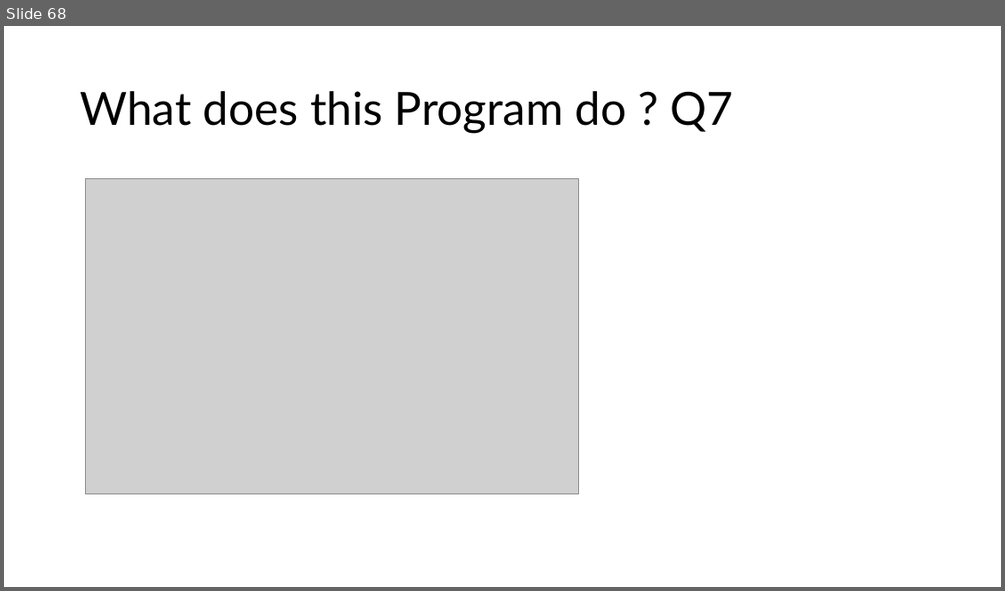
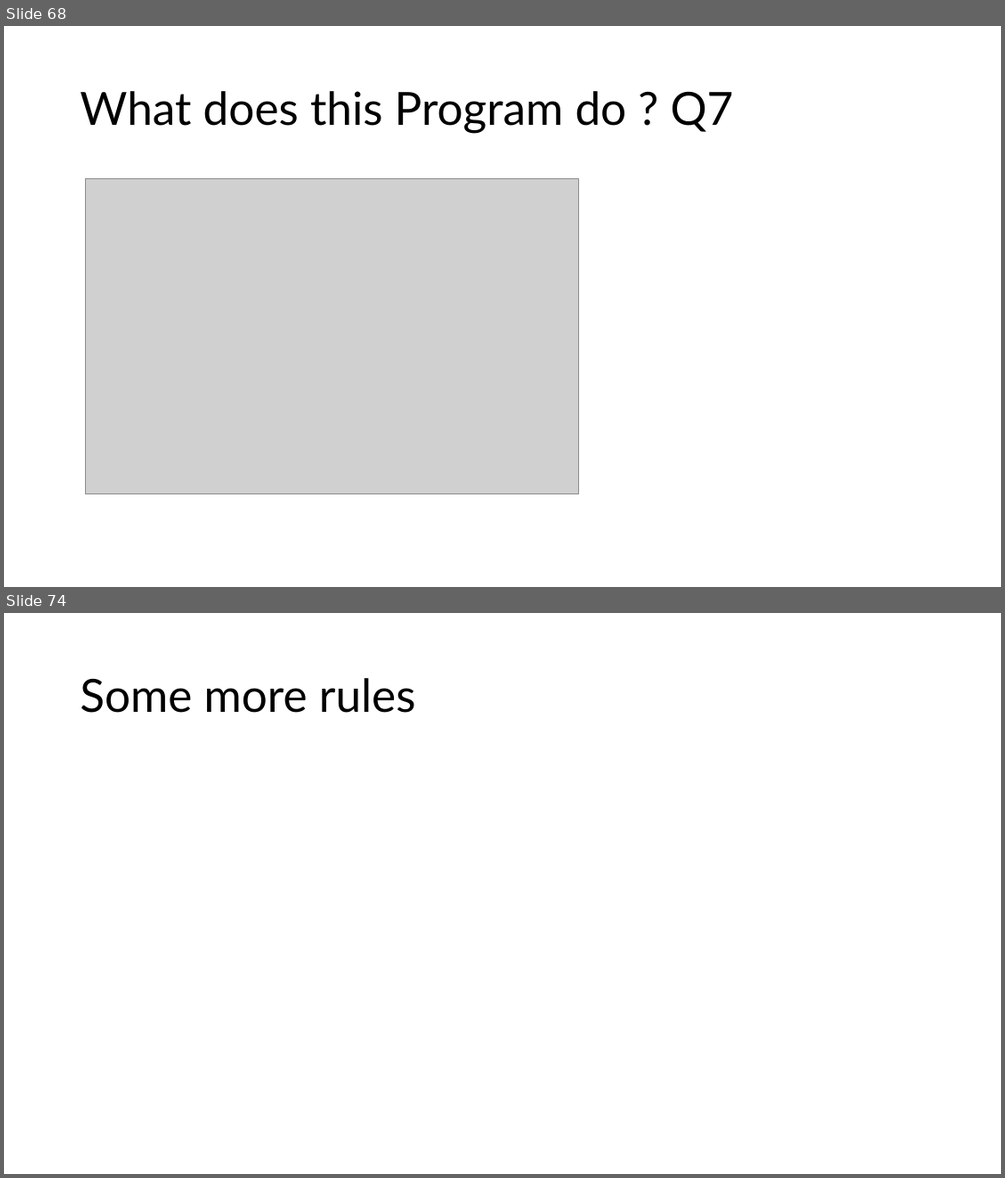
Before and after one commit to MoklaEducation/ems_winter_2025_acsl101, a slide deck: all/ExploringCSConceptsViaACSLCompetitions_all.pptx. Shown one above the other, each under a label of ours: slide 68 before the commit, slides 68 and 74 after it; the slides between them are not shown. The pictures are 1005x591 and 1005x1178 pixels, drawn with LibreOffice and Linux fonts; fonts in the diff are those of the drawing; grey boxes stand for pictures. Boxes give left, top, right and bottom in pixels: in the first picture for what was removed or moved away, otherwise in the second. Text is boxed around its words. In the diff, an @@ line names an element or a change of style, - is before the commit and + after.

```diff
--- a/all/ExploringCSConceptsViaACSLCompetitions_all.pptx
+++ b/all/ExploringCSConceptsViaACSLCompetitions_all.pptx
@@ slide 74 added at box(4, 613, 1001, 1174), background #FFFFFF @@
@@ title added at box(80, 678, 416, 713), 44 pt, text #000000 @@
+Some more rules
```
Also in this commit, not shown: 1 slide changed, 5 other slides added, 1 other file.
